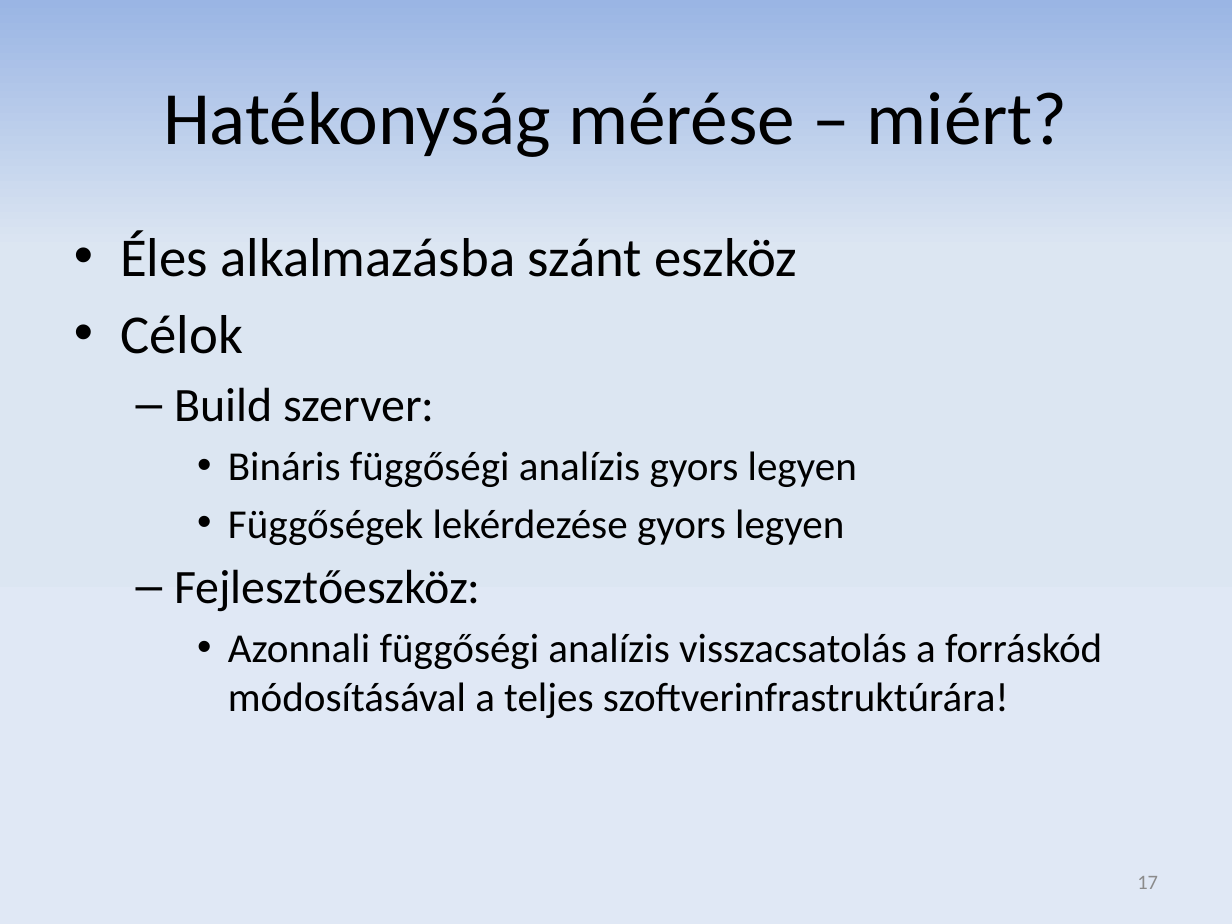
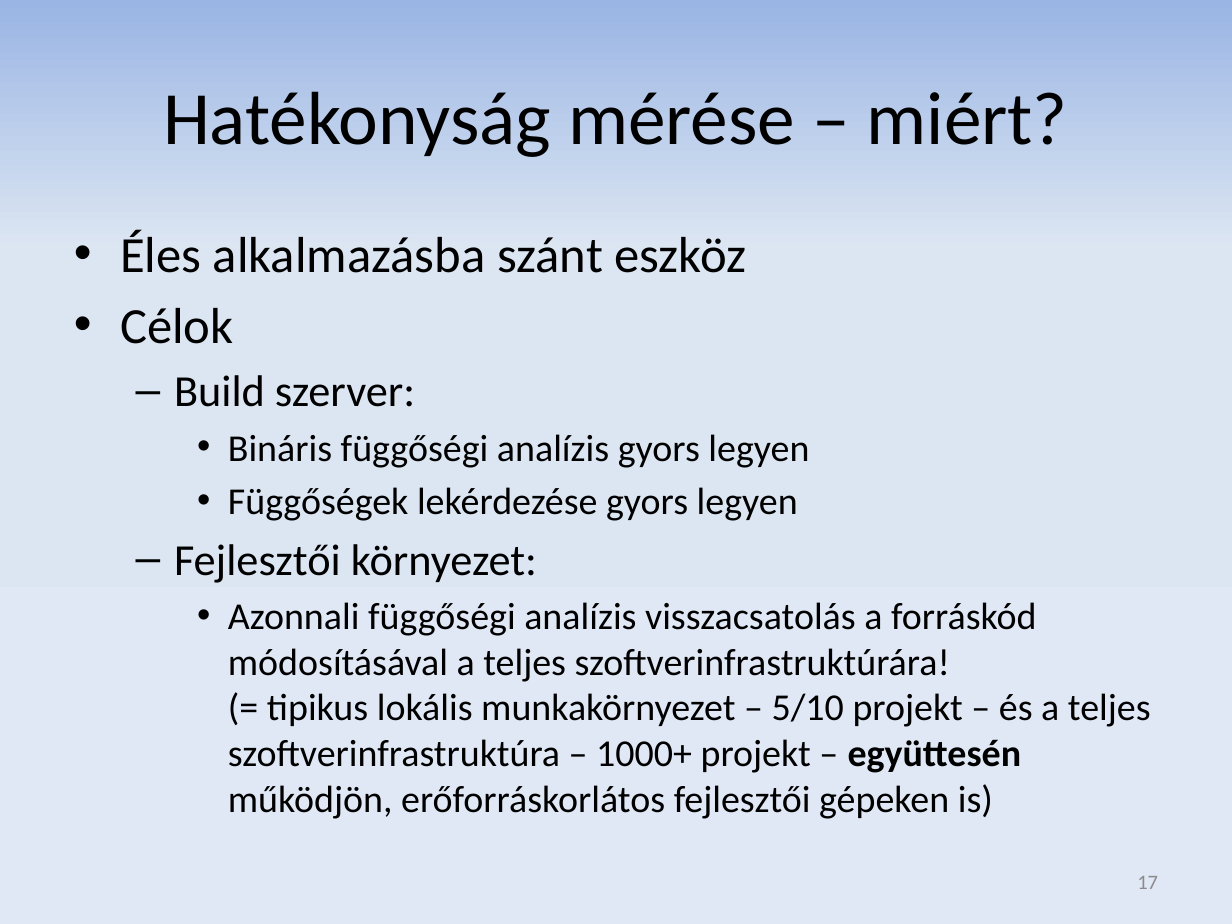
Before and after one commit to donat/incquery-deps, a slide deck: slide 17 of incquery-deps-documentation/presentation/tdk_pres_hu_v3.pptx. Drawn at 1232x924 pixels with LibreOffice and Linux fonts; fonts in the diff are those of the drawing. Boxes give left, top, right and bottom in pixels: in the first picture for what was removed or moved away, otherwise in the second. Text is boxed around its words. In the diff, an @@ line names an element or a change of style, - is before the commit and + after.

```diff
--- a/incquery-deps-documentation/presentation/tdk_pres_hu_v3.pptx
+++ b/incquery-deps-documentation/presentation/tdk_pres_hu_v3.pptx
@@ text at <box>120,230,809,521</box>: size 32 to 29.6 pt in "Éles alkalmazásba szánt eszköz", "Célok"; size 28 to 25.9 pt in "Build szerver:"; size 24 to 22.2 pt in "Bináris függőségi analízis gyors legyen", "Függőségek lekérdezése gyors legyen" @@
@@ text at <box>174,544,1151,819</box>: text changed; size 24 to 22.2 pt @@
-  – Fejlesztőeszköz:
-    • Azonnali függőségi analízis visszacsatolás a forráskód módosításával a teljes szoftverinfrastruktúrára!
+  – Fejlesztői környezet:
+    • Azonnali függőségi analízis visszacsatolás a forráskód módosításával a teljes szoftverinfrastruktúrára!
+      (= tipikus lokális munkakörnyezet – 5/10 projekt – és a teljes szoftverinfrastruktúra – 1000+ projekt – együttesén működjön, erőforráskorlátos fejlesztői gépeken is)
```
Also in this commit, not shown: 12 other slides changed, 2 slides added, 2 slides removed.
